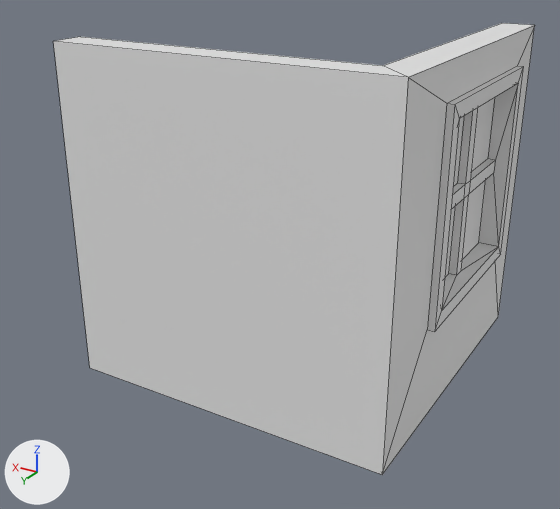
Renders of the FBX model OnTheSafeSide/Assets/Models/Walls/wall_corner_left_window.fbx from each side of a commit.
One viewpoint serves both versions: a 50 mm camera at (-0.646, 1.549, 1.291) aimed at (0.485, -0.337, 0.348). The axes (+X, +Y, +Z) are drawn at lower left. The lights are the same throughout. Mesh edges are drawn as thin lines. Where no turn or scale is listed for an object, it has been applied to the vertices.

The older version as bpy lines, for what is in view:
```python
me_cube_004 = bpy.data.meshes.new('Cube.004')
me_cube_004.from_pydata(...)  # 92 vertices, 90 faces; spans x -0.07..0.95, y -0.95..0.05, z 0.0..1.0
ob_wall_corner_left_window = bpy.data.objects.new('wall_corner_left_window', me_cube_004)
ob_wall_corner_left_window.location = (0.0, 0.0, 0.0)
```
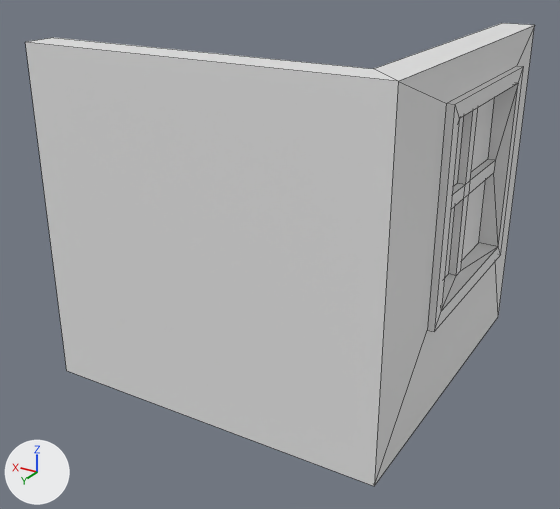
The newer file is also turned or shifted as a whole; pictures and numbers use the older file's frame.

Pixel boxes (x1, y1, x2, y2) of what changed, in the pictures (560 x 509 px; the box of a moved part takes in the faces that stretch with it):
'wall_corner_left_window', reshaped: before (53, 23, 534, 475); after (25, 23, 534, 486)
part 1 of me_cube_004, moved or reshaped: before (383, 23, 534, 474); after (374, 23, 534, 486)
part 2 of me_cube_004, moved or reshaped: before (53, 37, 408, 475); after (25, 37, 398, 486)

Edits to the bpy script that builds the scene:
```text
Change me_cube_004:
    where me_cube_004.from_pydata(...)  # 92 vertices, 90 faces; spans x -0.07..0.95, y -0.95..0.05, z 0.0..1.0
    used by ob_wall_corner_left_window; location = (0.0, 0.0, 0.0)
    me_cube_004 part 1: all 4 vertices in x -0.05..0.05, y -0.05..0.05, z 0.0..1.0 are moved by (0.0, 0.05, 0.0)
    me_cube_004 part 2: all 4 vertices in x 0.95, y -0.05..0.05, z 0.0..1.0 are moved by (0.05, 0.05, 0.0)
```
